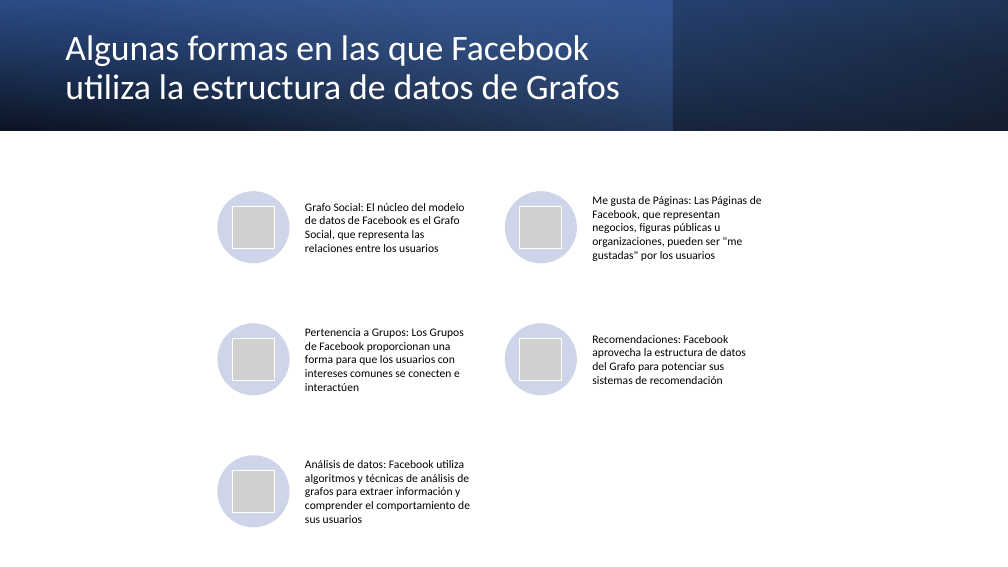
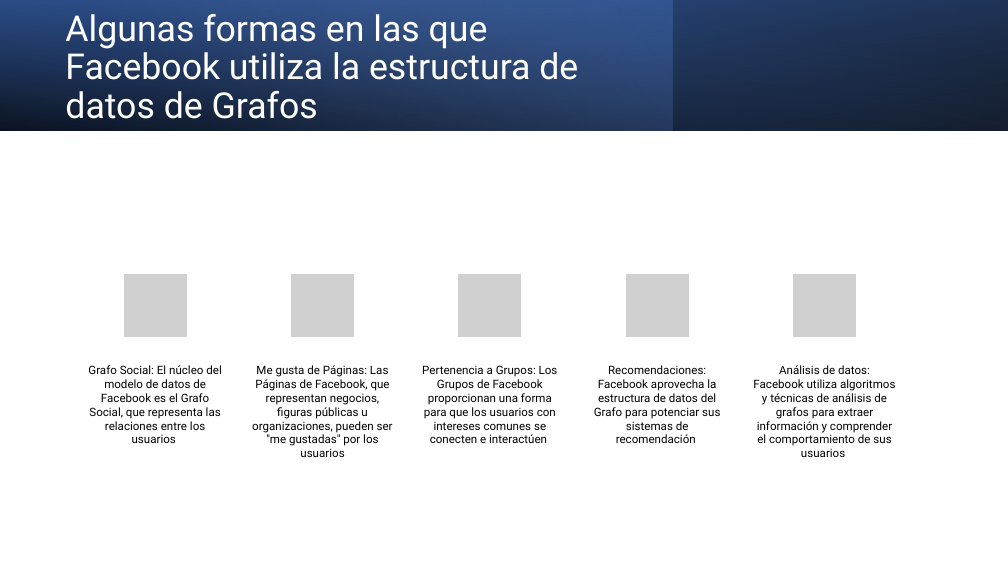
Before and after one commit to Erickhu-11/Proyecto2, a slide deck: slide 6 of Facebook.pptx (slide 4 before the commit). Drawn at 1008x567 pixels with LibreOffice and Linux fonts; fonts in the diff are those of the drawing; grey boxes stand for pictures. Boxes give left, top, right and bottom in pixels: in the first picture for what was removed or moved away, otherwise in the second. Text is boxed around its words. In the diff, an @@ line names an element or a change of style, - is before the commit and + after.

```diff
--- a/Facebook.pptx
+++ b/Facebook.pptx
@@ title "Algunas formas en las que ..." at (x1=65, y1=14, x2=578, y2=119): font Calibri to Roboto @@
@@ picture resized from (x1=233, y1=206, x2=274, y2=248) to (x1=123, y1=273, x2=188, y2=337) @@
@@ picture added at (x1=290, y1=273, x2=355, y2=337) @@
@@ picture resized from (x1=233, y1=339, x2=274, y2=380) to (x1=458, y1=273, x2=523, y2=337) @@
@@ picture added at (x1=625, y1=273, x2=690, y2=337) @@
@@ picture added at (x1=792, y1=273, x2=857, y2=337) @@
@@ text "Grafo Social: El núcleo del ..." moved from (x1=305, y1=203, x2=465, y2=252) to (x1=88, y1=365, x2=221, y2=443) @@
@@ text "Me gusta de Páginas: Las ..." moved from (x1=592, y1=196, x2=762, y2=261) to (x1=252, y1=365, x2=393, y2=446) @@
@@ text "Pertenencia a Grupos: Los Grupos ..." moved from (x1=305, y1=328, x2=464, y2=391) to (x1=422, y1=365, x2=558, y2=443) @@
@@ text "Recomendaciones: Facebook aprovecha la estructura ..." moved from (x1=592, y1=335, x2=746, y2=384) to (x1=594, y1=365, x2=720, y2=443) @@
@@ font Calibri to Roboto; alignment left to centre; vertical alignment middle to top in 5 elements at (x1=594, y1=365, x2=720, y2=443), (x1=422, y1=365, x2=558, y2=443), (x1=88, y1=365, x2=221, y2=443), (x1=252, y1=365, x2=393, y2=446), (x1=753, y1=365, x2=895, y2=446) @@
@@ text "Análisis de datos: Facebook utiliza ..." moved from (x1=305, y1=460, x2=470, y2=523) to (x1=753, y1=365, x2=895, y2=446) @@
@@ group removed at (x1=218, y1=191, x2=577, y2=527): 5 ellipses, 3 pictures @@
```
Also in this commit, not shown: 6 other slides changed, 2 slides added, 1 slide removed.
